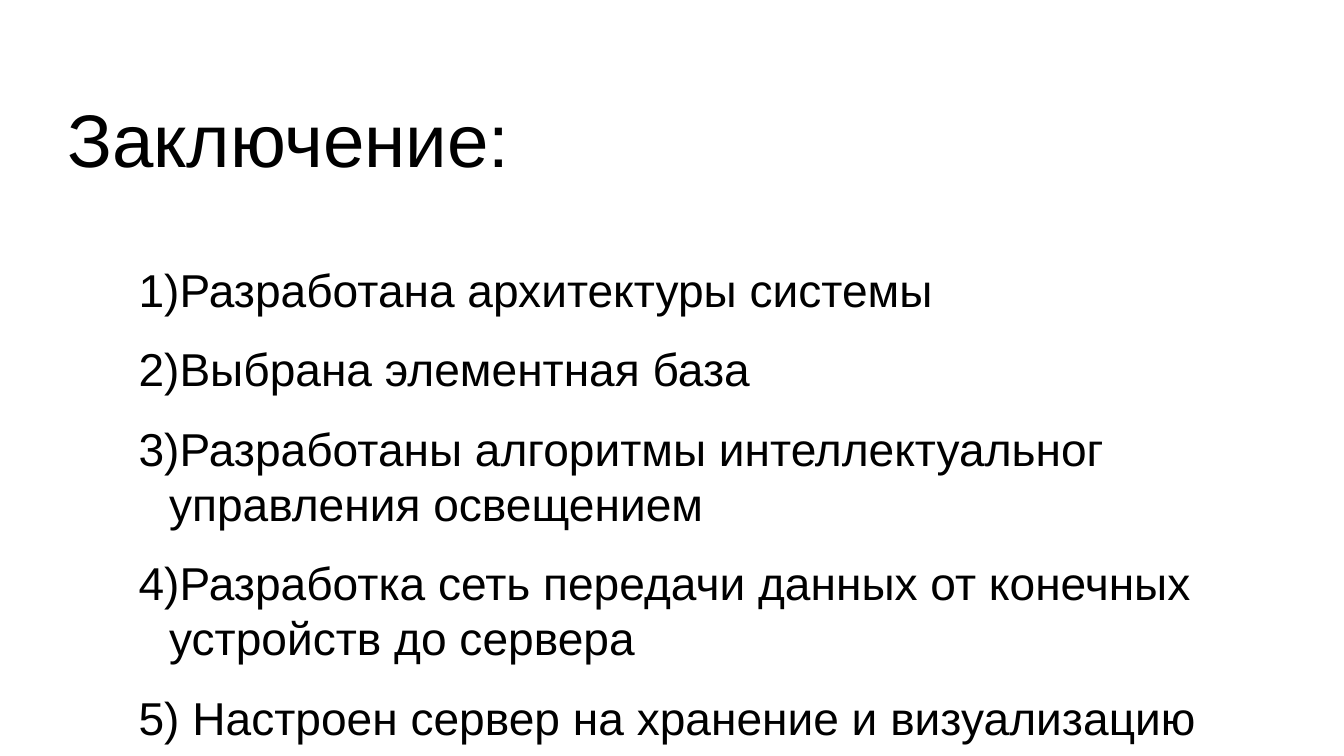
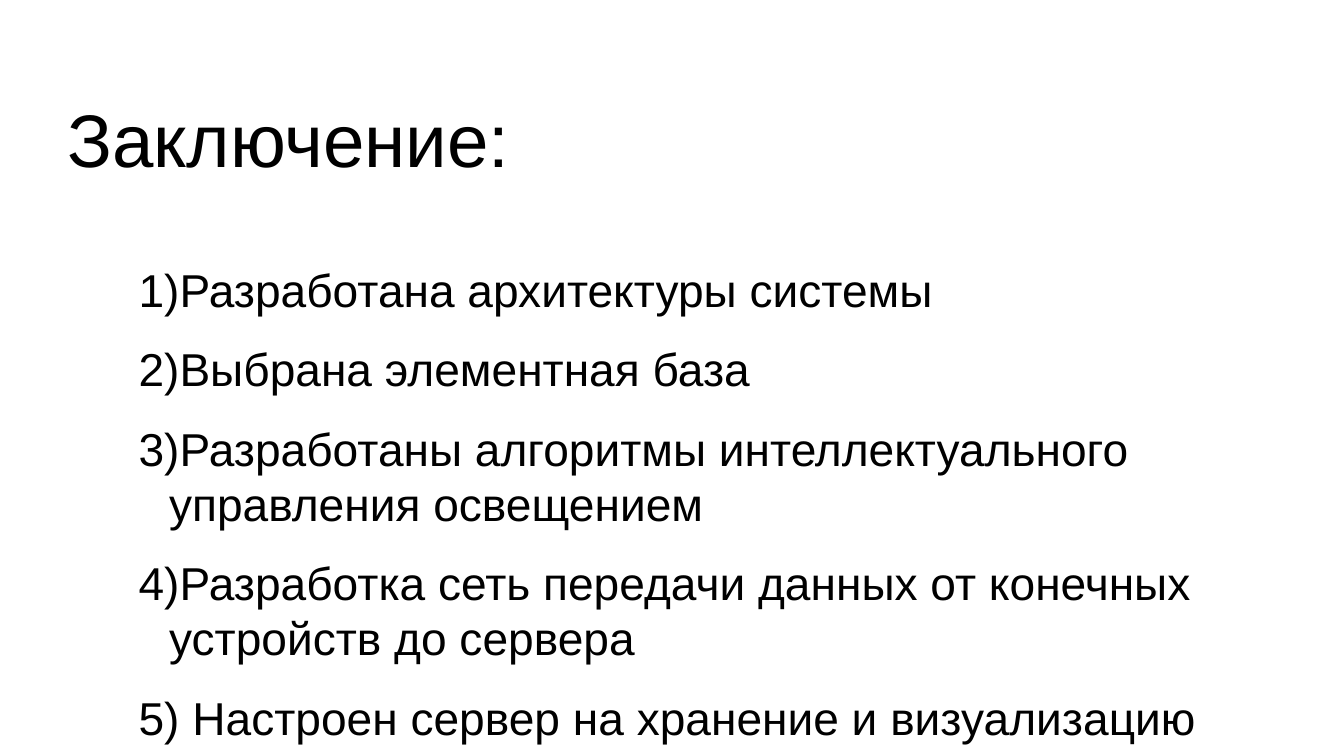
Before and after one commit to VitSaf/NIR, a slide deck: slide 10 of Диплом/Презентация.odp. Drawn at 1344x756 pixels with LibreOffice and Linux fonts; fonts in the diff are those of the drawing; background and template pictures are left out. Boxes give left, top, right and bottom in pixels: in the first picture for what was removed or moved away, otherwise in the second. Text is boxed around its words. In the diff, an @@ line names an element or a change of style, - is before the commit and + after.

Commit message:
ff

```diff
--- a/Диплом/Презентация.odp
+++ b/Диплом/Презентация.odp
@@ text at box(139, 432, 1128, 530): text changed @@
-3) Разработаны алгоритмы интеллектуальног управления освещением
+3) Разработаны алгоритмы интеллектуального управления освещением
```
Also in this commit, not shown: 1 other slide changed.
